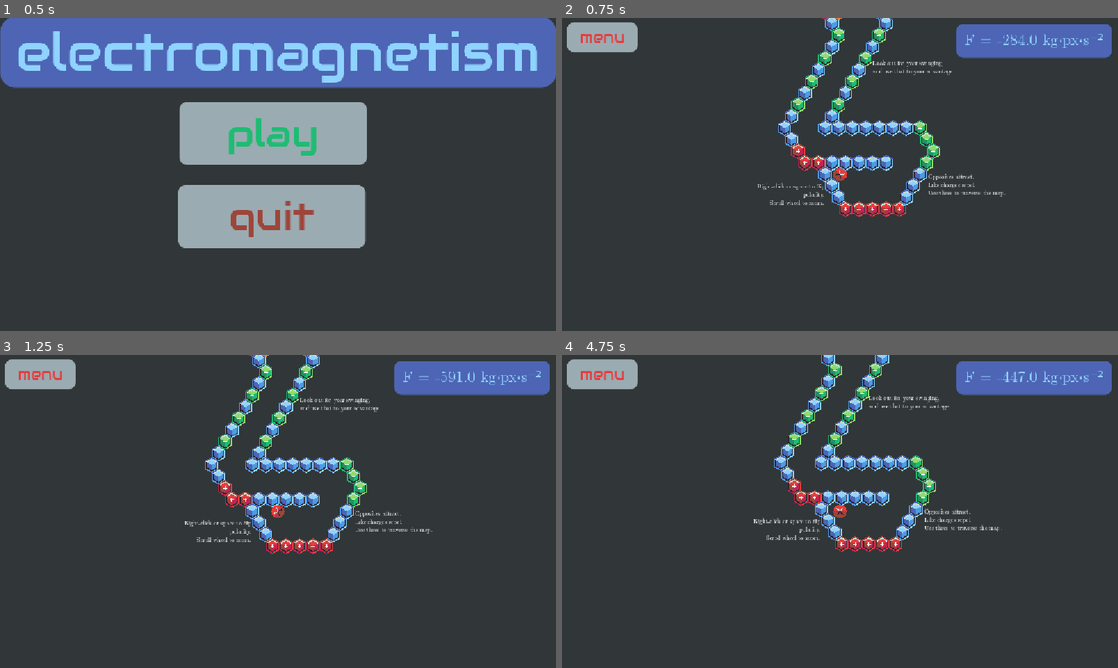
Above: before the commit, frames 1-4 (two rows, left to right).
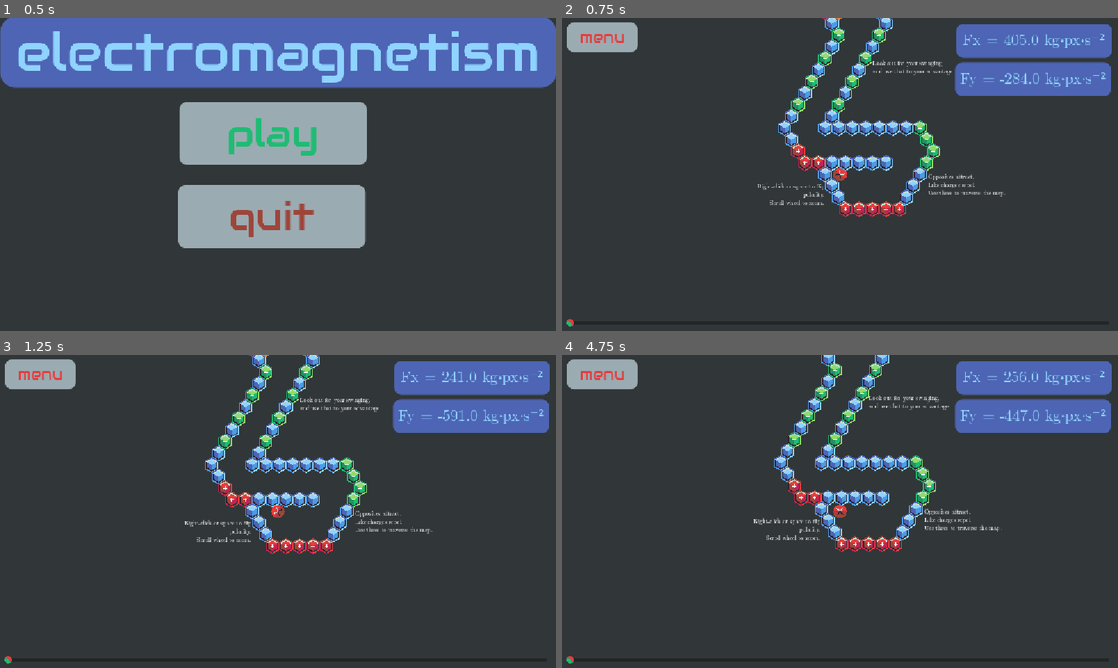
Above: after the commit, the same moments.

Repository: alstocras/electromagnetic-maze
Game: Godot game, scene res://src/scenes/main.tscn
Two runs of this game, one before a commit and one after it. Both use one fixed random seed, a clock stepped at 60 frames per second and the inputs below.
Inputs (mouse positions are in pixels of both pictures, inside the frame that each line leads up to):
- Up to frame 1 (0.5 s): no input
- Up to frame 2 (0.75 s): click "play" at 0.5 s
- Up to frame 3 (1.25 s): no input
- Up to frame 4 (4.75 s): move the mouse to (962, 495) at 1.27 s; right-click (962, 495) at 1.35 s; move the mouse to (728, 527) at 2.02 s; tap Mouse wheel up (zoomIn) at 2.1 s; tap Enter at 2.75 s; move the mouse to (895, 442) at 2.77 s; tap Mouse wheel down (zoomOut) at 2.85 s; click "menu" at 3.5 s; click "play" at 4.25 s

Frame 1 is identical in both runs. In frame 2, 3.4% of the frame differs, in the area x 0-99%, y 5-99%; in frame 3, 3.4%; in frame 4, 3.4%.

Commit message:
yay slider

Diff:
--- a/src/scenes/level0.tscn
+++ b/src/scenes/level0.tscn
@@ -9,6 +9,10 @@
 [ext_resource type="Script" uid="uid://dnt3pw116onp3" path="res://src/scripts/level-canvas-layer.gd" id="7_at6ek"]
 [ext_resource type="FontFile" uid="uid://datd1nepkaruv" path="res://assets/fonts/Audiowide-Regular.ttf" id="7_otcpp"]
 [ext_resource type="StyleBox" uid="uid://ccnbawvellmqf" path="res://src/resources/red-button-hover.tres" id="8_otcpp"]
+[ext_resource type="Texture2D" uid="uid://dyix7eve1kogk" path="res://assets/sprites/ui/grabber.png" id="10_6b6re"]
+[ext_resource type="Texture2D" uid="uid://dmohfqrjeve56" path="res://assets/sprites/ui/grabber-hover.png" id="11_dd2pw"]
+[ext_resource type="Texture2D" uid="uid://fmcpsc542pc3" path="res://assets/sprites/ui/grabber-disable.png" id="12_44vhu"]
+[ext_resource type="Texture2D" uid="uid://ktx2khtqr0f7" path="res://assets/sprites/ui/tick.png" id="13_lkjcq"]
 
 [sub_resource type="StyleBoxFlat" id="StyleBoxFlat_otcpp"]
 bg_color = Color(0.60784316, 0.67058825, 0.69803923, 1)
@@ -88,7 +92,7 @@
 theme_override_styles/hover = ExtResource("8_otcpp")
 text = "menu"
 
-[node name="ForceIndicatorBase" type="RichTextLabel" parent="CanvasLayer" unique_id=1135621186]
+[node name="ForceX" type="RichTextLabel" parent="CanvasLayer" unique_id=1135621186]
 offset_left = 817.0
 offset_top = 12.0
 offset_right = 1140.0
@@ -98,8 +102,35 @@
 theme_override_font_sizes/normal_font_size = 32
 theme_override_styles/normal = SubResource("StyleBoxFlat_at6ek")
 bbcode_enabled = true
-text = "F = 0 kg⋅px⋅s⁻²"
+text = "Fx = 0 kg⋅px⋅s⁻²"
 horizontal_alignment = 1
 vertical_alignment = 1
 
+[node name="ForceY" type="RichTextLabel" parent="CanvasLayer" unique_id=1987814425]
+offset_left = 815.0
+offset_top = 92.0
+offset_right = 1138.0
+offset_bottom = 162.0
+theme_override_colors/default_color = Color(0.56078434, 0.827451, 1, 1)
+theme_override_fonts/normal_font = ExtResource("3_f02tp")
+theme_override_font_sizes/normal_font_size = 32
+theme_override_styles/normal = SubResource("StyleBoxFlat_at6ek")
+bbcode_enabled = true
+text = "Fy = 0 kg⋅px⋅s⁻²"
+horizontal_alignment = 1
+vertical_alignment = 1
+
+[node name="HSlider" type="HSlider" parent="CanvasLayer" unique_id=1662349910]
+anchors_preset = -1
+anchor_right = 0.003
+offset_left = 9.0
+offset_top = 623.0
+offset_right = 1130.544
+offset_bottom = 639.0
+theme_override_icons/grabber = ExtResource("10_6b6re")
+theme_override_icons/grabber_highlight = ExtResource("11_dd2pw")
+theme_override_icons/grabber_disabled = ExtResource("12_44vhu")
+theme_override_icons/tick = ExtResource("13_lkjcq")
+max_value = 8990000000.0
+
 [connection signal="pressed" from="CanvasLayer/Menu" to="." method="_on_menu_pressed"]
--- a/src/scripts/level-canvas-layer.gd
+++ b/src/scripts/level-canvas-layer.gd
@@ -1,6 +1,8 @@
 extends CanvasLayer
 
-@onready var forceIndicator: RichTextLabel = $ForceIndicatorBase
+@onready var forceX: RichTextLabel = $ForceX
+@onready var forceY: RichTextLabel = $ForceY
 
 func _process(delta: float) -> void:
-	forceIndicator.text = "F = " + str(round(Global.playerForce.y)) + " kg⋅px⋅s⁻²";
+	forceX.text = "Fx = " + str(round(Global.playerForce.x)) + " kg⋅px⋅s⁻²";
+	forceY.text = "Fy = " + str(round(Global.playerForce.y)) + " kg⋅px⋅s⁻²";
Binary file added: assets/sprites/objects/player/grabber.aseprite
Binary file added: assets/sprites/objects/player/~/Documents/grabber.png
Not shown, added: assets/sprites/objects/player/~/Documents/grabber.png.import
Binary file added: assets/sprites/ui/grabber-disable.png
Not shown, added: assets/sprites/ui/grabber-disable.png.import
Binary file added: assets/sprites/ui/grabber-hover.png
Not shown, added: assets/sprites/ui/grabber-hover.png.import
Binary file added: assets/sprites/ui/grabber.png
Not shown, added: assets/sprites/ui/grabber.png.import
Binary file added: assets/sprites/ui/tick.png
Not shown, added: assets/sprites/ui/tick.png.import
